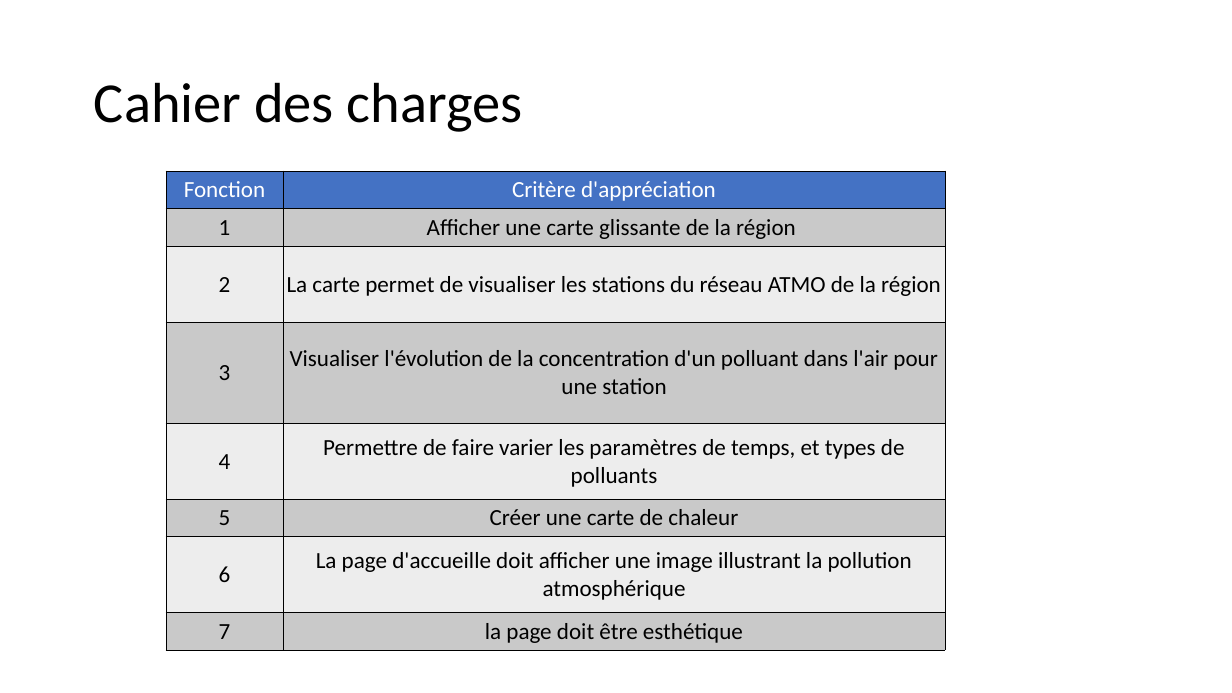
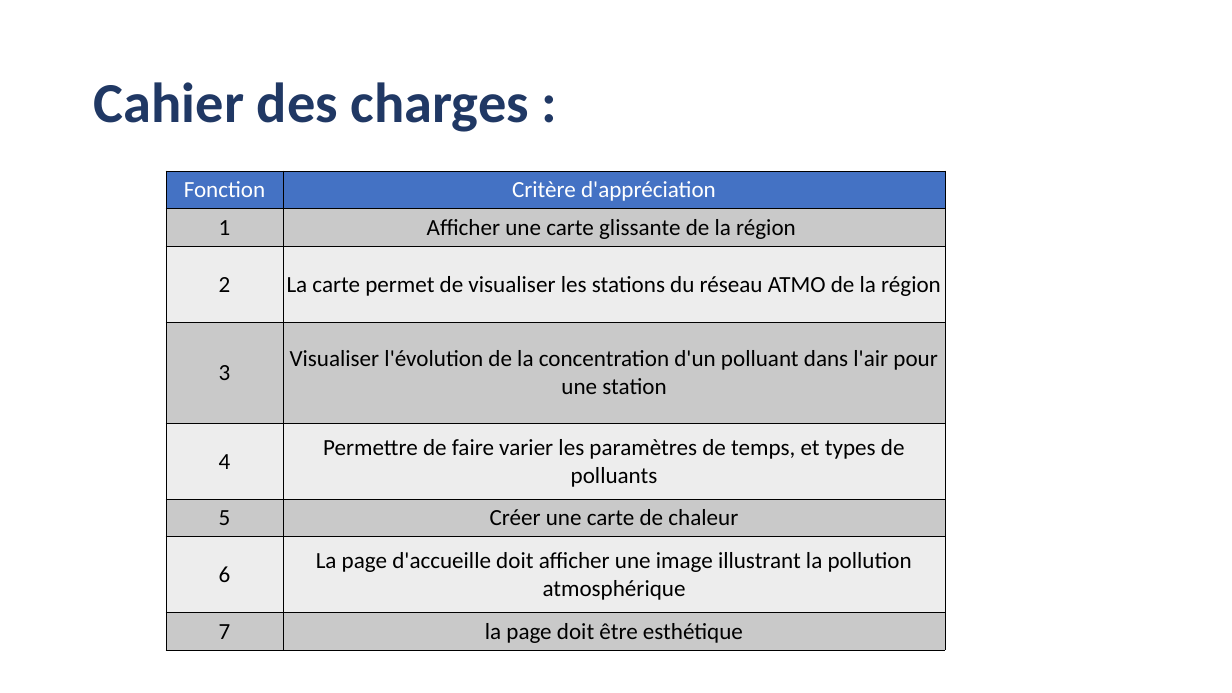
Before and after one commit to gwidoo/Projet-Web-application, a slide deck: slide 2 of Projet WEB.pptx. Drawn at 1232x693 pixels with LibreOffice and Linux fonts; fonts in the diff are those of the drawing. Boxes give left, top, right and bottom in pixels: in the first picture for what was removed or moved away, otherwise in the second. Text is boxed around its words. In the diff, an @@ line names an element or a change of style, - is before the commit and + after.

```diff
--- a/Projet WEB.pptx
+++ b/Projet WEB.pptx
@@ title at (94,82,529,132): text changed; text colour #000000 to #203864; bold on @@
-Cahier des charges
+Cahier des charges :
```
Also in this commit, not shown: 7 other slides changed.
